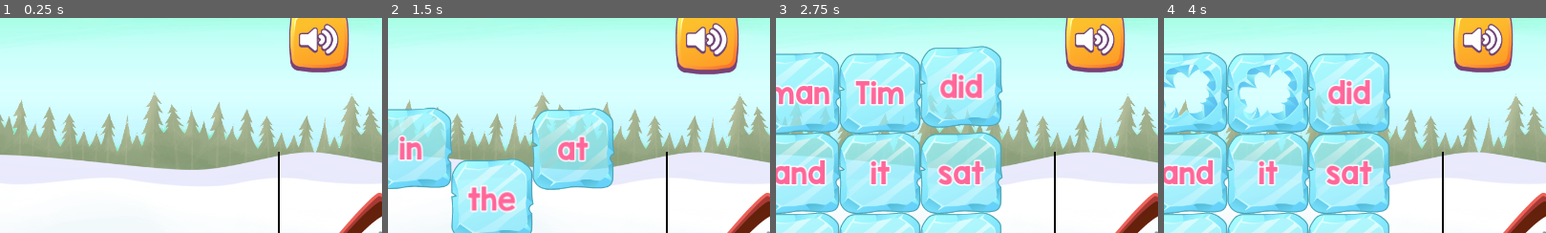
Above: before the commit, frames 1-4 (left to right).
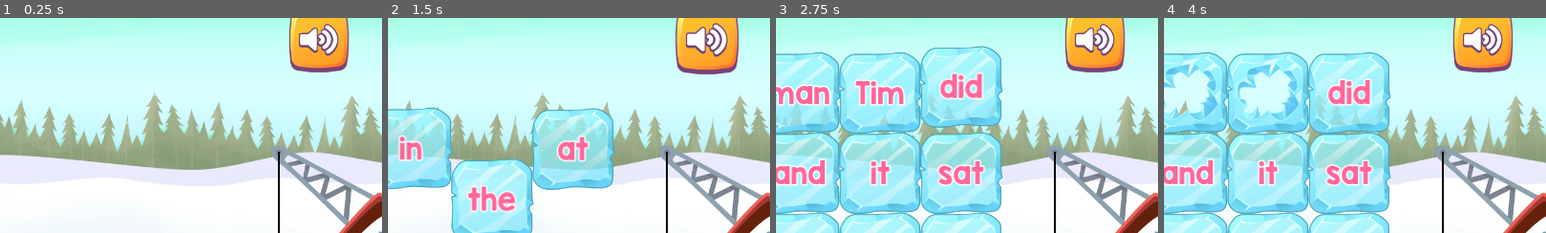
Above: after the commit, the same moments.

Repository: anatolbogun/knock-it-down-godot-port
Game: Godot game, scene res://src/game_states/main_game_state.tscn
The game is run twice, just before and just after one commit, with the same random seed, the same clock (stepped at 60 frames per second) and the same inputs.
Inputs (mouse positions are % of the whole screen's width and height, from its top left):
- Up to frame 1 (0.25 s): no input
- Up to frame 2 (1.5 s): click (66, 14) at 0.5 s; click "in" at 1.25 s
- Up to frame 3 (2.75 s): click "man" at 2 s
- Up to frame 4 (4 s): click "man" at 2.75 s; click "Tim" at 3.5 s
The pictures show only the part of the screen within x 24-74%, y 9-59%; the shares and areas given below are measured in that part.

The runs differ from the first frame. In frame 1, 2.2% of the frame differs, in the area x 71-98%, y 59-97%; in frame 2, 2.2%; in frame 3, 2.2%; in frame 4, 2.2%.

Commit message:
better z-layering

Diff:
--- a/src/actors/yeti.tscn
+++ b/src/actors/yeti.tscn
@@ -668,6 +668,7 @@
 rest = Transform2D(1, 0, 0, 1, 1, -2)
 
 [node name="CraneBody" type="Sprite2D" parent="CraneWheelsBone2D/CraneBodyBone2D"]
+z_index = 1
 texture = ExtResource("7_refp6")
 offset = Vector2(7, -105)
 
@@ -679,6 +680,7 @@
 bone_angle = -72.787
 
 [node name="Yeti" type="Skeleton2D" parent="CraneWheelsBone2D/CraneBodyBone2D/YetiBone2D"]
+z_index = 1
 
 [node name="BodyBone2D" type="Bone2D" parent="CraneWheelsBone2D/CraneBodyBone2D/YetiBone2D/Yeti"]
 position = Vector2(34, 65)
@@ -738,7 +740,6 @@
 offset = Vector2(-1, -21)
 
 [node name="CraneBoomBone2D" type="Bone2D" parent="CraneWheelsBone2D/CraneBodyBone2D"]
-z_index = -1
 position = Vector2(-19, -143)
 rest = Transform2D(1, 0, 0, 1, -19, -143)
 
Not shown: 1 places in src/game_states/main_game_state.tscn that only renumber resources
